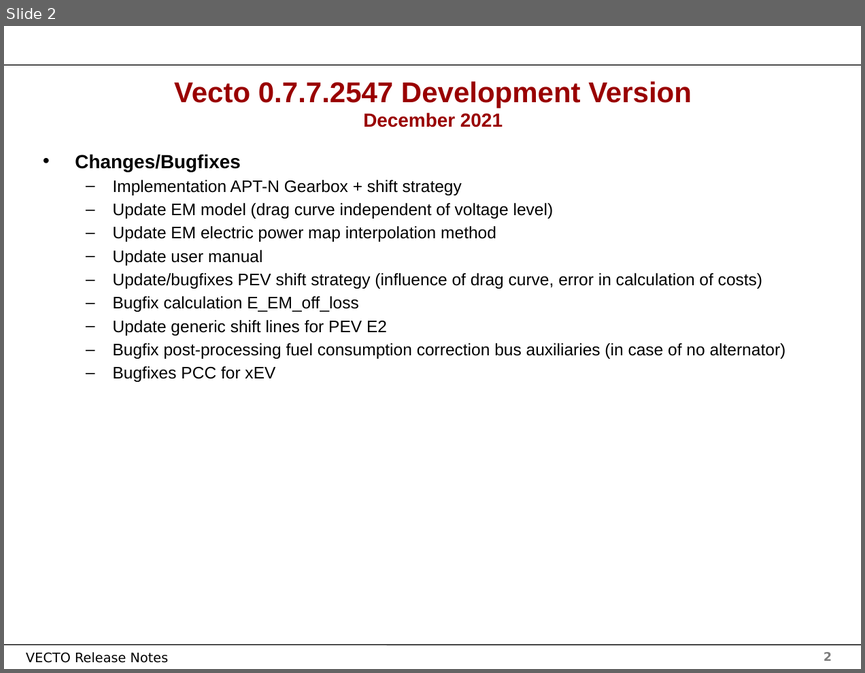
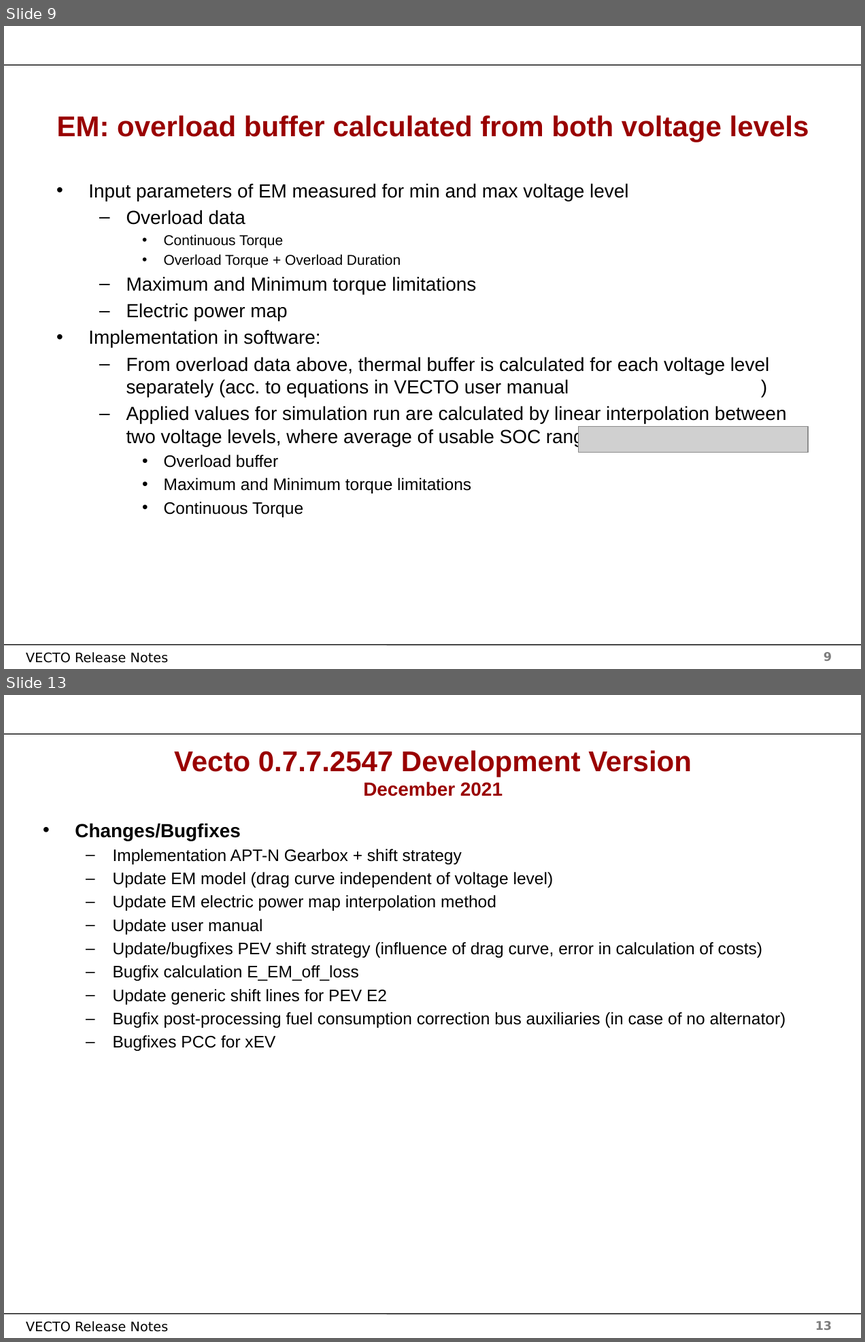
Before and after one commit to tanawadeatharva/BharatVECTO, a slide deck: Documentation/User Manual Source/Release Notes Vecto3.x.pptx. Shown one above the other, each under a label of ours: slide 2 before the commit, slides 9 and 13 after it; the slides between them are not shown. The pictures are 865x673 and 865x1342 pixels, drawn with LibreOffice and Linux fonts; fonts in the diff are those of the drawing; grey boxes stand for pictures; background and template pictures are left out. Boxes give left, top, right and bottom in pixels: in the first picture for what was removed or moved away, otherwise in the second. Text is boxed around its words. In the diff, an @@ line names an element or a change of style, - is before the commit and + after.

```diff
--- a/Documentation/User Manual Source/Release Notes Vecto3.x.pptx
+++ b/Documentation/User Manual Source/Release Notes Vecto3.x.pptx
@@ slide 9 added at box(4, 26, 861, 669), background #FFFFFF; not listed: 4 template elements that a slide beside it also shows @@
@@ title added at box(57, 115, 809, 142), 24 pt, text #990000, bold @@
+EM: overload buffer calculated from both voltage levels
@@ text added at box(88, 183, 787, 517), 16 pt, text #000000 @@
+• Input parameters of EM measured for min and max voltage level
+  – Overload data
+    • Continuous Torque
+    • Overload Torque + Overload Duration
+  – Maximum and Minimum torque limitations
+  – Electric power map
+• Implementation in software:
+  – From overload data above, thermal buffer is calculated for each voltage level separately (acc. to equations in VECTO user manual )
+  – Applied values for simulation run are calculated by linear interpolation between two voltage levels, where average of usable SOC range is used
+    • Overload buffer
+    • Maximum and Minimum torque limitations
+    • Continuous Torque
@@ picture added at box(578, 426, 808, 452) @@
@@ what was slide 2 is now slide 13 @@
@@ page number at box(815, 1321, 832, 1329): text changed @@
-2
+13
```
Also in this commit, not shown: 1 slide changed, 10 other slides added.
